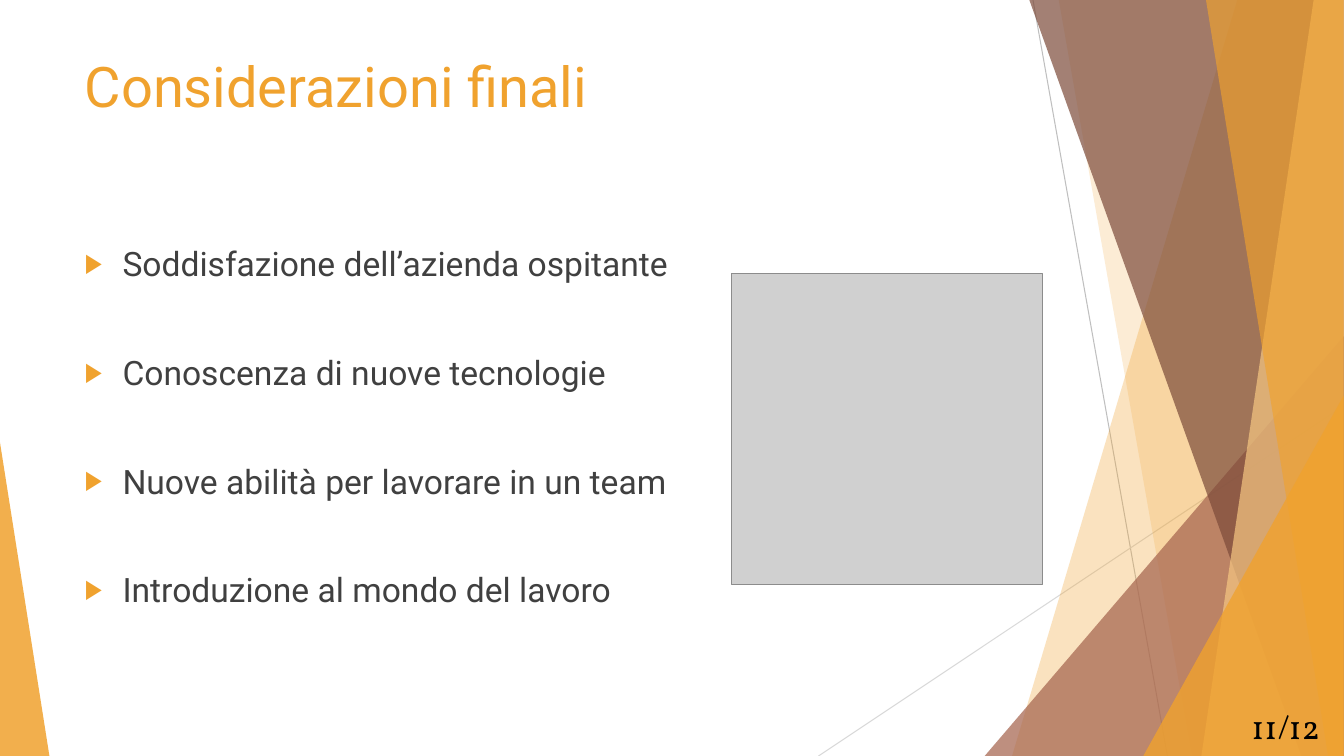
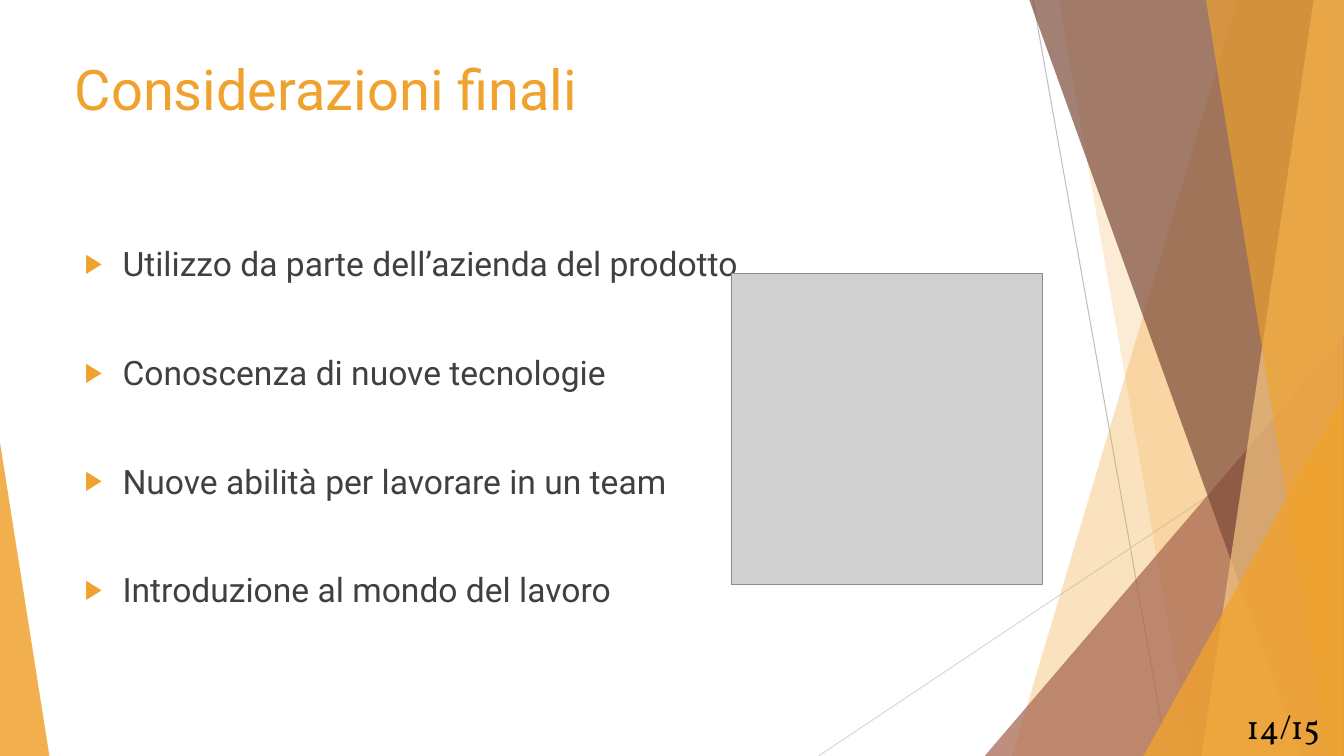
Before and after one commit to Mou95/Tesi, a slide deck: slide 14 of Presentazione_tesi.pptx (slide 11 before the commit). Drawn at 1344x756 pixels with LibreOffice and Linux fonts; fonts in the diff are those of the drawing; grey boxes stand for pictures. Boxes give left, top, right and bottom in pixels: in the first picture for what was removed or moved away, otherwise in the second. Text is boxed around its words. In the diff, an @@ line names an element or a change of style, - is before the commit and + after.

```diff
--- a/Presentazione_tesi.pptx
+++ b/Presentazione_tesi.pptx
@@ text "Considerazioni finali": place and size @@
-text "Considerazioni finali" at [85,64,586,108]
+text "Considerazioni finali" at [75,67,576,111]
@@ text at [123,251,738,285]: text changed @@
-▶ Soddisfazione dell’azienda ospitante
+▶ Utilizzo da parte dell’azienda del prodotto
@@ text at [1246,715,1320,745]: text changed @@
-11/12
+14/15
```
Also in this commit, not shown: 11 other slides changed, 3 slides added, 2 other files.
